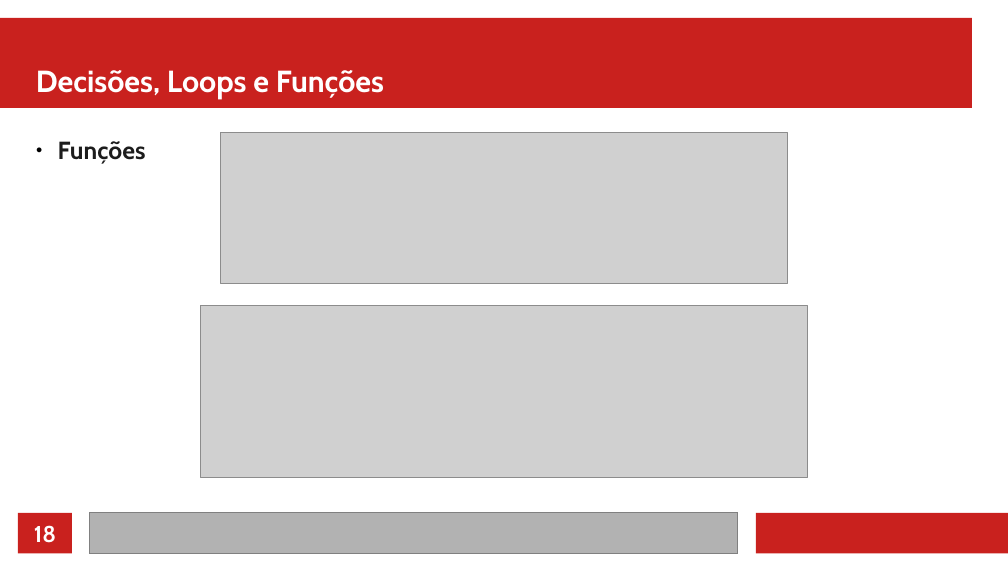
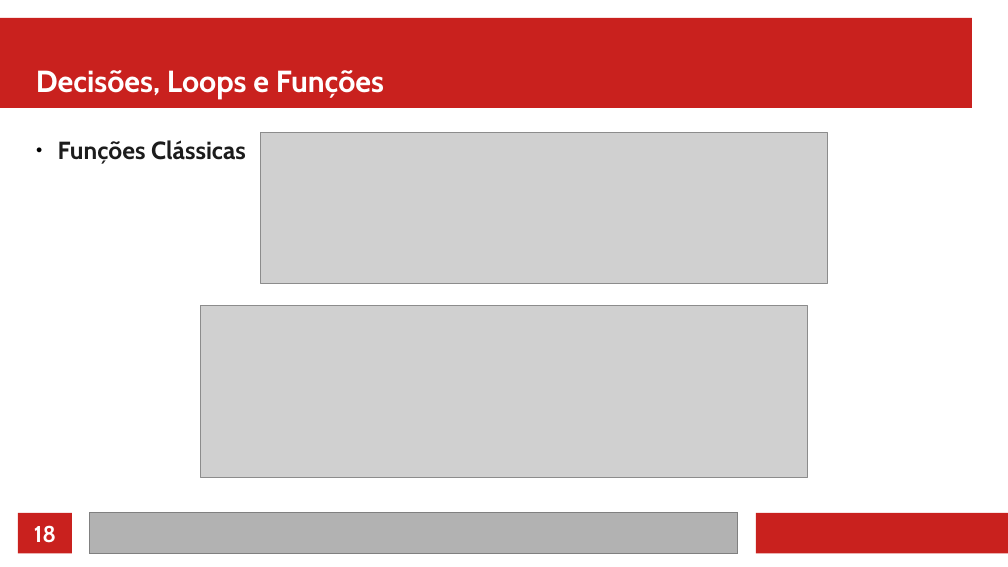
Before and after one commit to jeffersoncarvalho/ufc_2022_1, a slide deck: slide 18 of PD/02 - Ifs Loops e Funções.odp. Drawn at 1008x567 pixels with LibreOffice and Linux fonts; fonts in the diff are those of the drawing; grey boxes stand for pictures. Boxes give left, top, right and bottom in pixels: in the first picture for what was removed or moved away, otherwise in the second. Text is boxed around its words. In the diff, an @@ line names an element or a change of style, - is before the commit and + after.

```diff
--- a/PD/02 - Ifs Loops e Funções.odp
+++ b/PD/02 - Ifs Loops e Funções.odp
@@ text at box(58, 140, 246, 164): text changed @@
-● Funções
+● Funções Clássicas
@@ picture: place and size @@
-picture at box(220, 133, 788, 284)
+picture at box(261, 133, 828, 284)
```
Also in this commit, not shown: 3 other slides changed, 14 slides added, 35 other files.
